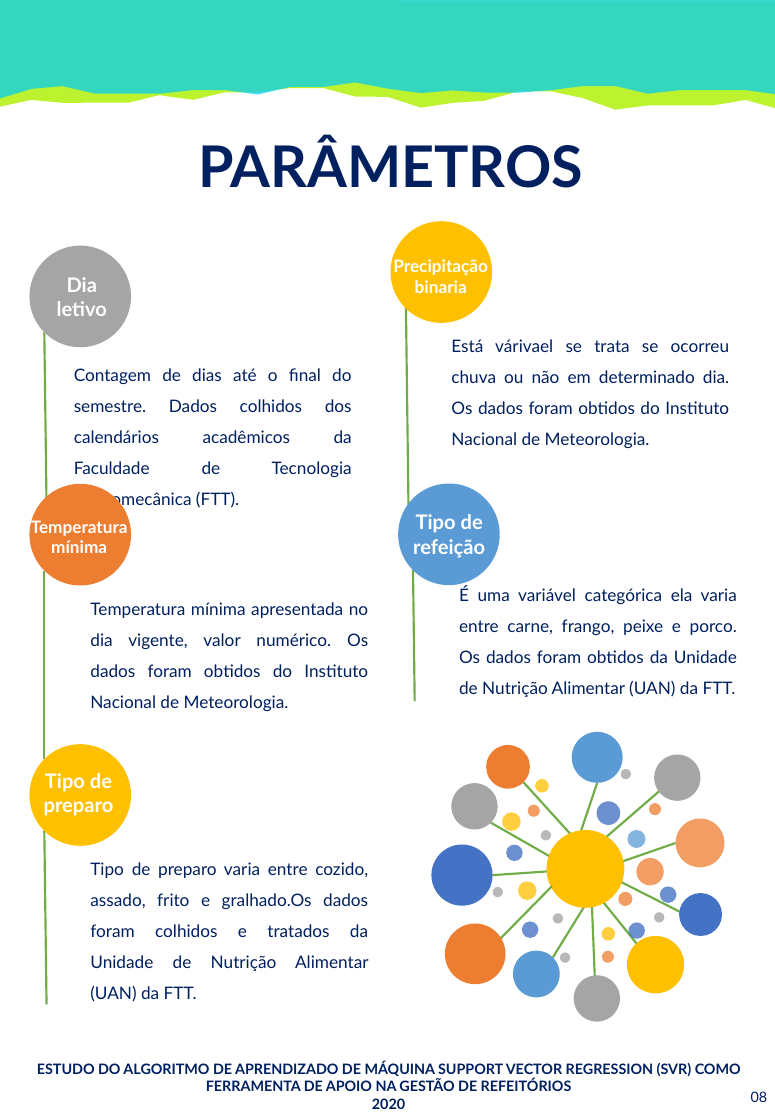
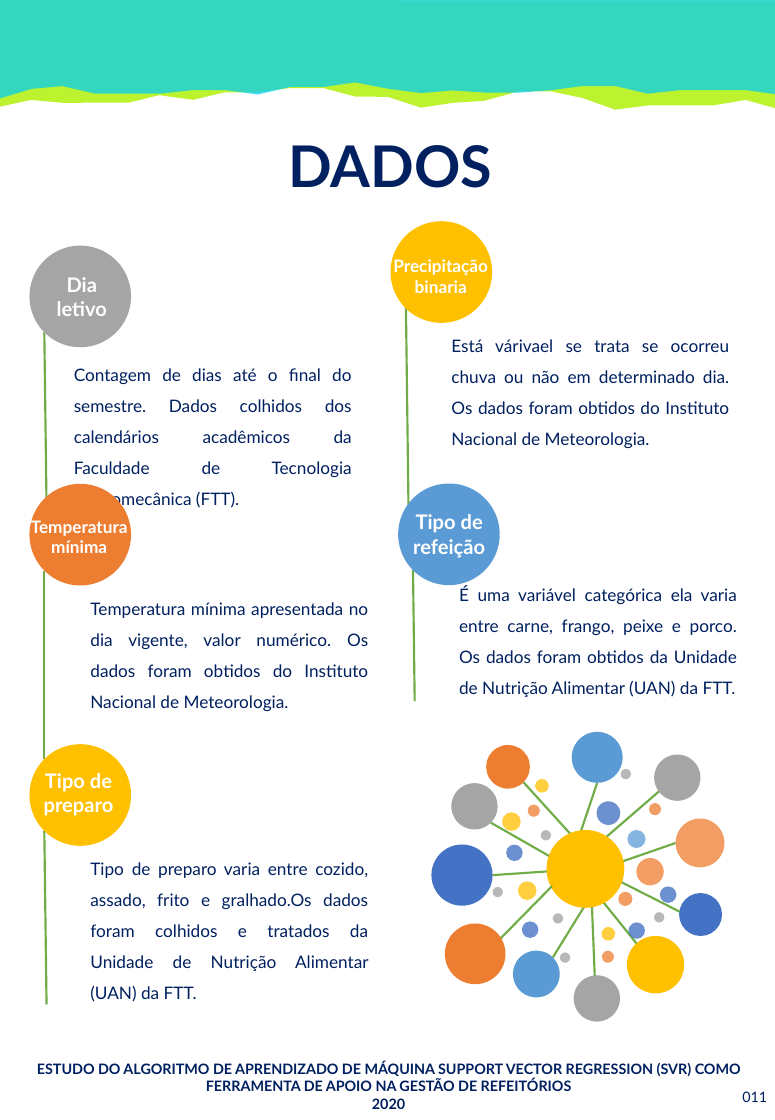
Before and after one commit to SrMartis/TCC1, a slide deck: slide 11 of Relatório Técnico - Revisão.pptx (slide 8 before the commit). Drawn at 775x1120 pixels with LibreOffice and Linux fonts; fonts in the diff are those of the drawing. Boxes give left, top, right and bottom in pixels: in the first picture for what was removed or moved away, otherwise in the second. Text is boxed around its words. In the diff, an @@ line names an element or a change of style, - is before the commit and + after.

```diff
--- a/Relatório Técnico - Revisão.pptx
+++ b/Relatório Técnico - Revisão.pptx
@@ text at bbox=[289, 145, 493, 188]: text changed @@
-PARÂMETROS
+DADOS
@@ page number at bbox=[742, 1091, 767, 1102]: text changed @@
-08
+011
```
Also in this commit, not shown: 7 other slides changed, 4 slides added.
